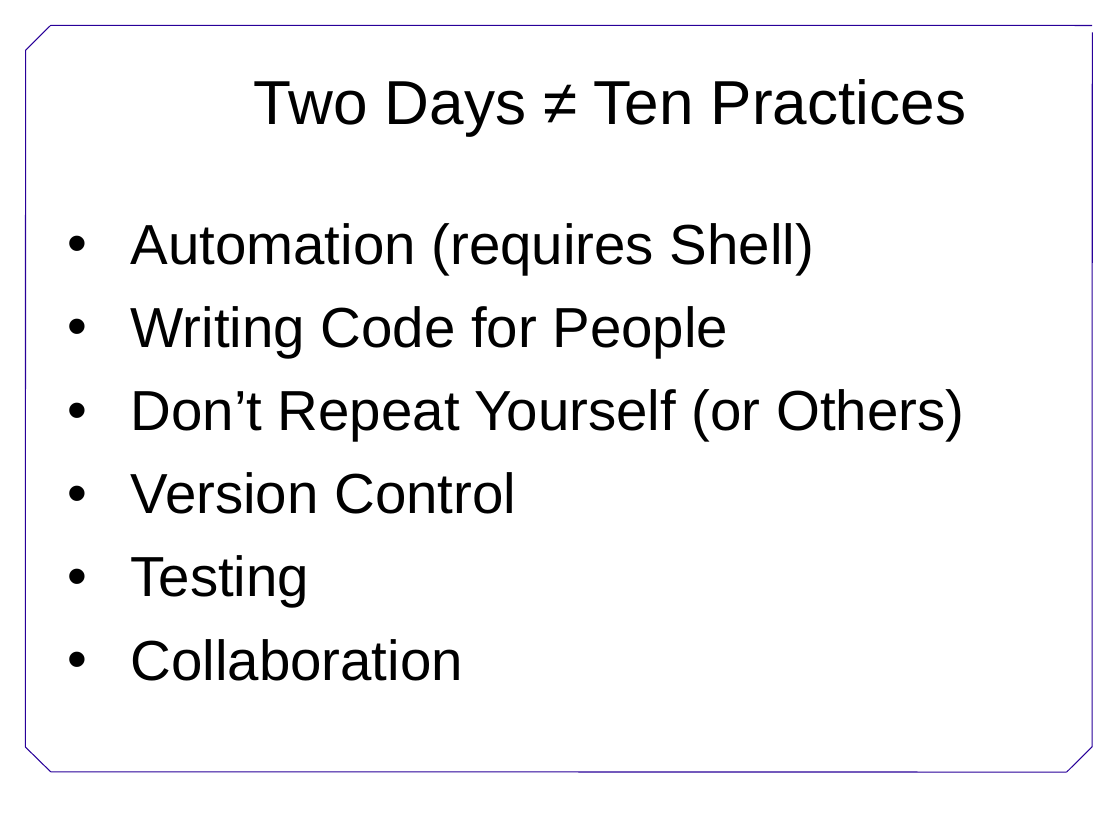
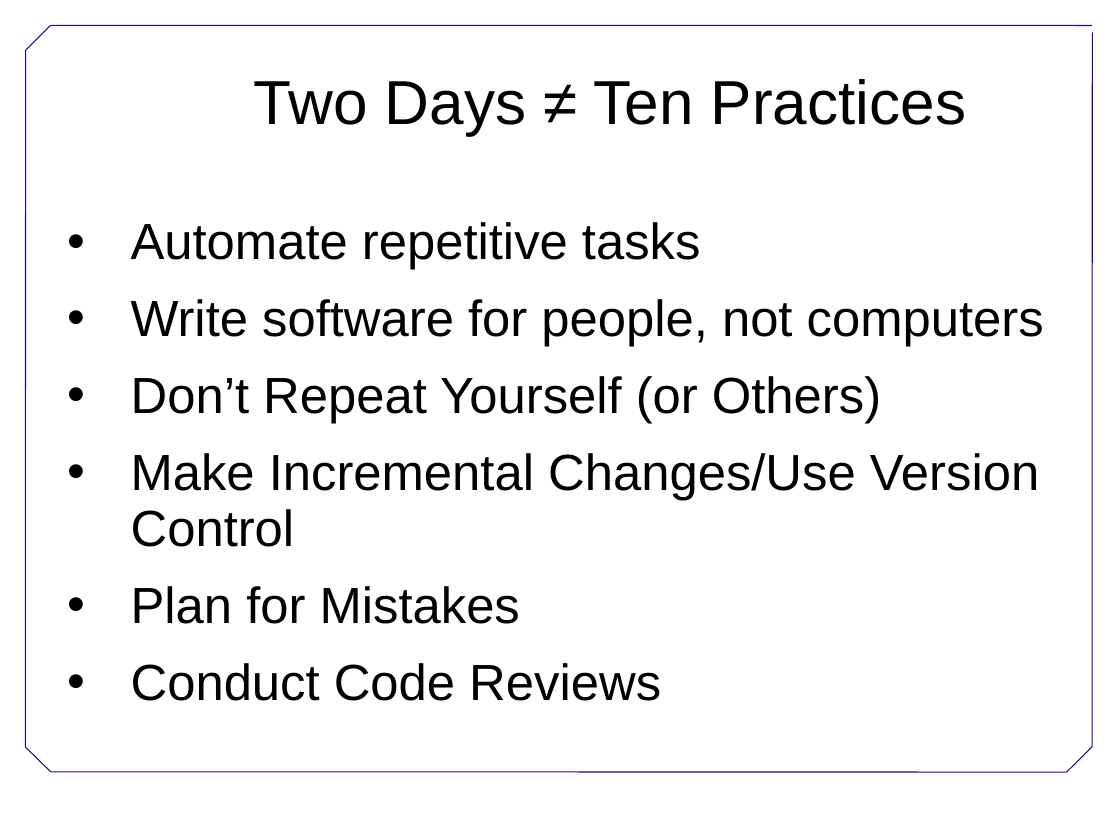
Before and after one commit to swcarpentry/DEPRECATED-boot-camps, a slide deck: slide 11 of BestPractices.ppt (slide 26 before the commit). Drawn at 1120x840 pixels with LibreOffice and Linux fonts; fonts in the diff are those of the drawing; background and template pictures are left out. Boxes give left, top, right and bottom in pixels: in the first picture for what was removed or moved away, otherwise in the second. Text is boxed around its words. In the diff, an @@ line names an element or a change of style, - is before the commit and + after.

```diff
--- a/BestPractices.ppt
+++ b/BestPractices.ppt
@@ text at bbox=[131, 222, 1044, 346]: text changed; size 40 to 36 pt @@
-• Automation (requires Shell)
-• Writing Code for People
+• Automate repetitive tasks
+• Write software for people, not computers
@@ text at bbox=[131, 376, 881, 423]: size 40 to 36 pt in "Don’t Repeat Yourself (or Others)" @@
@@ text at bbox=[131, 453, 1039, 701]: text changed; size 40 to 36 pt @@
-• Version Control
-• Testing
-• Collaboration
+• Make Incremental Changes/Use Version Control
+• Plan for Mistakes
+• Conduct Code Reviews
```
Also in this commit, not shown: 1 other slide changed, 2 slides added, 17 slides removed, 1 other file.
